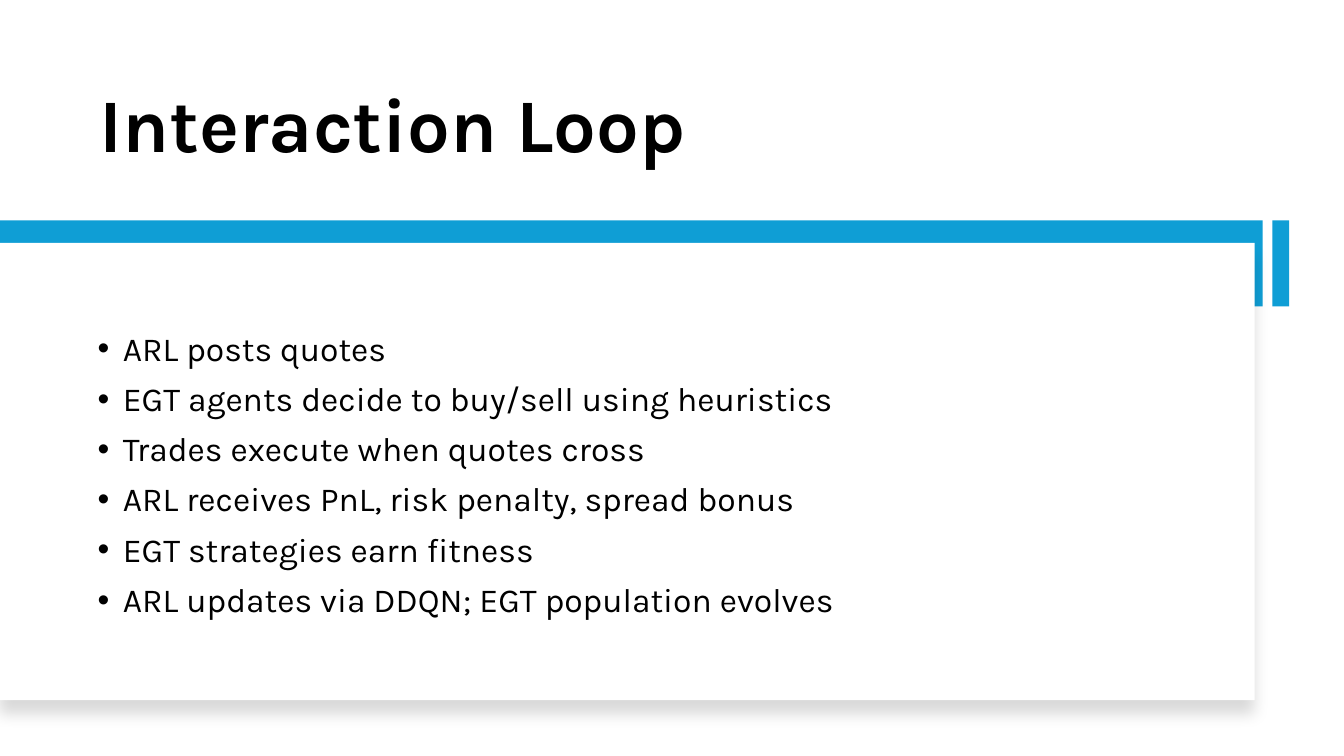
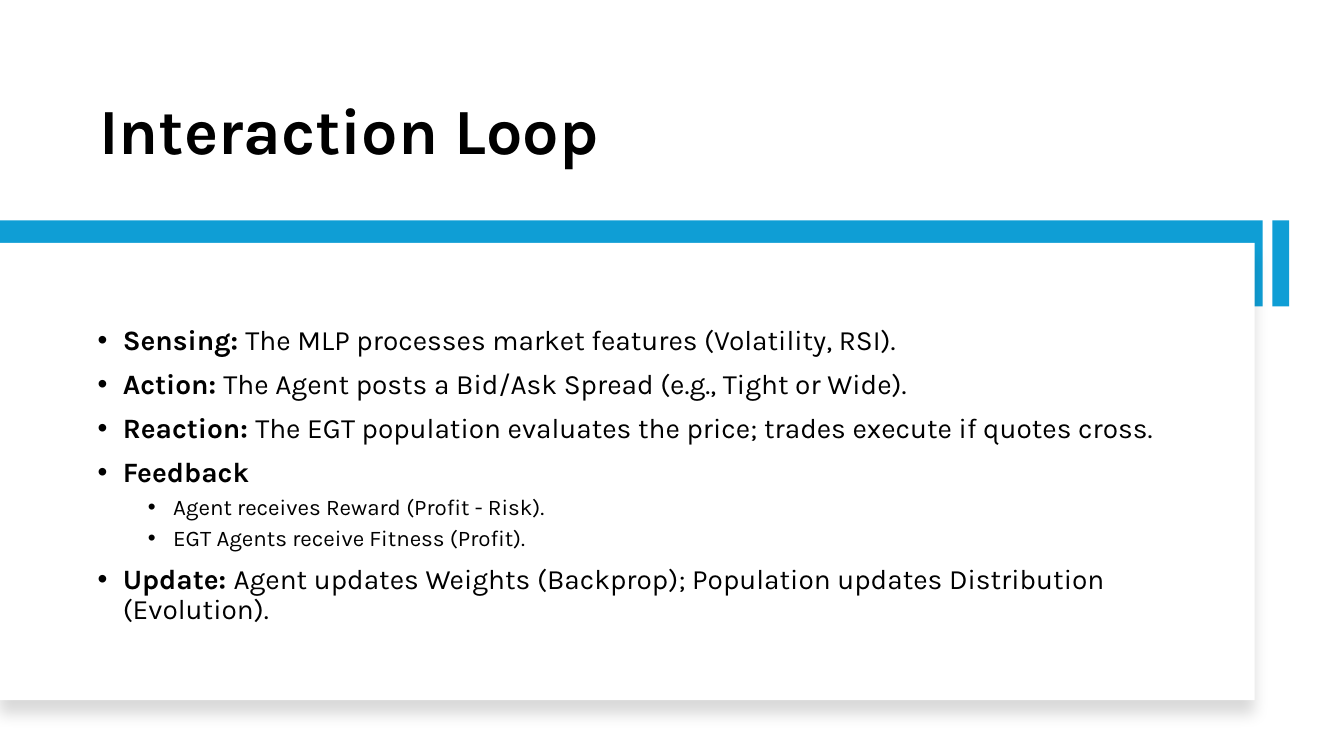
Before and after one commit to Srithwak/Coevolutionary_ARL_vs_EGT_agents_research, a slide deck: slide 7 of presentation.pptx. Drawn at 1344x756 pixels with LibreOffice and Linux fonts; fonts in the diff are those of the drawing. Boxes give left, top, right and bottom in pixels: in the first picture for what was removed or moved away, otherwise in the second. Text is boxed around its words. In the diff, an @@ line names an element or a change of style, - is before the commit and + after.

```diff
--- a/presentation.pptx
+++ b/presentation.pptx
@@ title "Interaction Loop" at (99, 108, 599, 170): size 54 to 46 pt @@
@@ text at (123, 330, 1152, 622): text changed; size 24 to 20 pt @@
-• ARL posts quotes
-• EGT agents decide to buy/sell using heuristics
-• Trades execute when quotes cross
-• ARL receives PnL, risk penalty, spread bonus
-• EGT strategies earn fitness
-• ARL updates via DDQN; EGT population evolves
+• Sensing: The MLP processes market features (Volatility, RSI).
+• Action: The Agent posts a Bid/Ask Spread (e.g., Tight or Wide).
+• Reaction: The EGT population evaluates the price; trades execute if quotes cross.
+• Feedback
+  • Agent receives Reward (Profit - Risk).
+  • EGT Agents receive Fitness (Profit).
+• Update: Agent updates Weights (Backprop); Population updates Distribution (Evolution).
```
Also in this commit, not shown: 4 other slides changed, 9 slides added, 9 slides removed, 52 other files.
